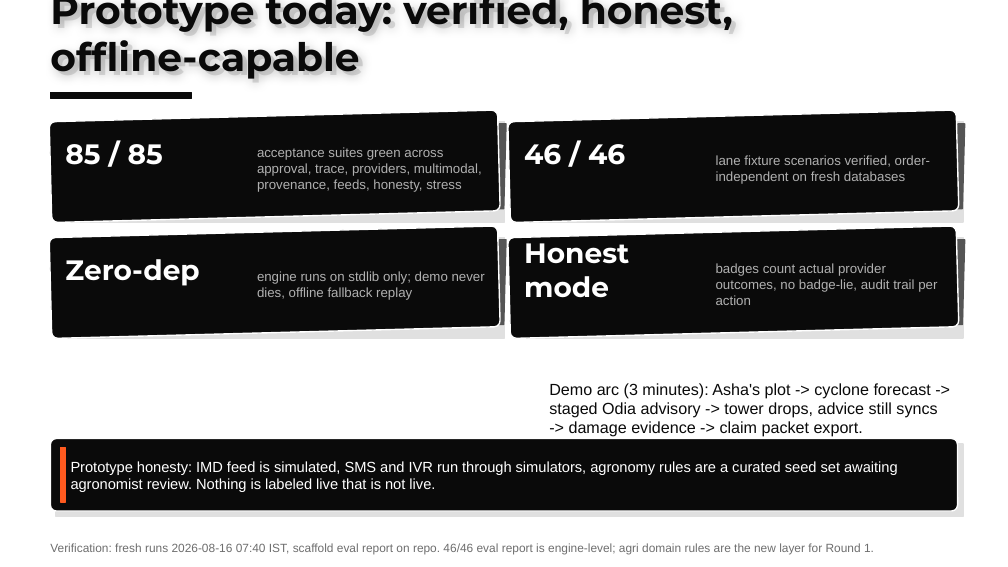
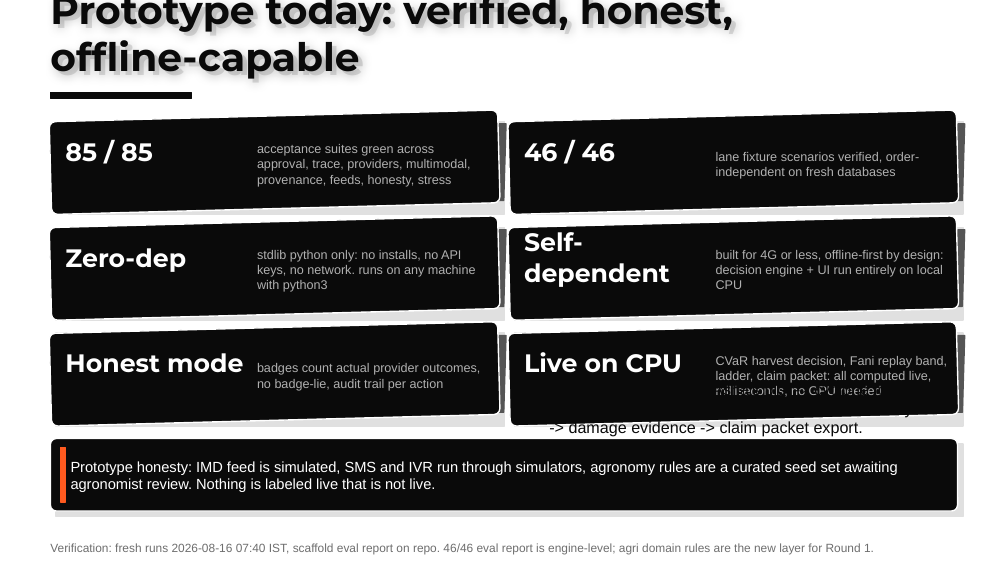
Before and after one commit to harshgounder/craft-n-code, a slide deck: slide 6 of scaffold/deck/KrishiSetu-Round0-20260816.pptx. Drawn at 1008x567 pixels with LibreOffice and Linux fonts; fonts in the diff are those of the drawing. Boxes give left, top, right and bottom in pixels: in the first picture for what was removed or moved away, otherwise in the second. Text is boxed around its words. In the diff, an @@ line names an element or a change of style, - is before the commit and + after.

Commit message:
deck S6: runtime story added (Zero-dep no keys/no network, Self-dependent 4G-or-less, Live on CPU millisecond math)

```diff
--- a/scaffold/deck/KrishiSetu-Round0-20260816.pptx
+++ b/scaffold/deck/KrishiSetu-Round0-20260816.pptx
@@ rounded rectangle: place and size @@
-rounded rectangle at (49, 110, 500, 223)
+rounded rectangle at (49, 110, 500, 215)
@@ rounded rectangle: place and size @@
-rounded rectangle at (508, 110, 959, 223)
+rounded rectangle at (508, 110, 959, 215)
@@ rectangle: place and size @@
-rectangle at (56, 122, 505, 223)
+rectangle at (56, 122, 505, 215)
@@ parallelogram: place and size @@
-parallelogram at (497, 124, 506, 209)
+parallelogram at (497, 124, 506, 201)
@@ rectangle: place and size @@
-rectangle at (515, 122, 964, 223)
+rectangle at (515, 122, 964, 215)
@@ parallelogram: place and size @@
-parallelogram at (956, 124, 965, 209)
+parallelogram at (956, 124, 965, 201)
@@ rounded rectangle: place and size @@
-rounded rectangle at (49, 226, 500, 338)
+rounded rectangle at (49, 216, 500, 320)
@@ rectangle: place and size @@
-rectangle at (56, 237, 505, 338)
+rectangle at (56, 227, 505, 320)
@@ text "Zero-dep": place and size @@
-text "Zero-dep" at (65, 259, 199, 286)
+text "Zero-dep" at (65, 248, 186, 272)
@@ parallelogram: place and size @@
-parallelogram at (497, 240, 506, 325)
+parallelogram at (497, 230, 506, 306)
@@ proportions changed in 4 elements at (49, 110, 500, 215), (508, 110, 959, 215), (49, 216, 500, 320), (508, 216, 959, 320) @@
@@ rounded rectangle: place and size @@
-rounded rectangle at (508, 226, 959, 338)
+rounded rectangle at (508, 216, 959, 320)
@@ rectangle: place and size @@
-rectangle at (515, 237, 964, 338)
+rectangle at (515, 227, 964, 320)
@@ text added at (524, 227, 670, 287), 18 pt, text #FFFFFF, bold @@
+Self-dependent
@@ parallelogram: place and size @@
-parallelogram at (956, 240, 965, 325)
+parallelogram at (956, 230, 965, 306)
@@ text added at (257, 250, 476, 292), 9 pt, text #B0B0B0 @@
+stdlib python only: no installs, no API keys, no network. runs on any machine with python3
@@ text added at (716, 250, 944, 289), 9 pt, text #B0B0B0 @@
+built for 4G or less, offline-first by design: decision engine + UI run entirely on local CPU
@@ text removed at (257, 271, 485, 300) @@
-engine runs on stdlib only; demo never dies, offline fallback replay
@@ rounded rectangle added at (49, 322, 500, 426), fill #0A0A0A, outline #FFFFFF 1 pt @@
@@ rounded rectangle added at (508, 322, 959, 426), fill #0A0A0A, outline #FFFFFF 1 pt @@
@@ rectangle added at (56, 334, 505, 426), fill #E0E0E0, outline #E0E0E0 1 pt @@
@@ size 20 to 18 pt in 4 elements at (65, 143, 153, 162), (524, 143, 615, 162), (65, 248, 186, 272), (65, 353, 243, 373) @@
@@ text "Honest mode": place and size @@
-text "Honest mode" at (524, 235, 629, 298)
+text "Honest mode" at (65, 353, 243, 373)
@@ size 9.5 to 9 pt in 3 elements at (257, 144, 470, 187), (716, 152, 920, 179), (257, 363, 480, 391) @@
@@ text "badges count actual provider outcomes, ...": place and size @@
-text "badges count actual provider outcomes, ..." at (716, 263, 937, 305)
+text "badges count actual provider outcomes, ..." at (257, 363, 480, 391)
@@ parallelogram added at (497, 336, 506, 412), fill #555555, outline #555555 1 pt @@
@@ rectangle added at (515, 334, 964, 426), fill #E0E0E0, outline #E0E0E0 1 pt @@
@@ text added at (524, 352, 682, 373), 18 pt, text #FFFFFF, bold @@
+Live on CPU
@@ text added at (716, 356, 948, 395), 9 pt, text #B0B0B0 @@
+CVaR harvest decision, Fani replay band, ladder, claim packet: all computed live, milliseconds, no GPU needed
@@ parallelogram added at (956, 336, 965, 412), fill #555555, outline #555555 1 pt @@
```
Also in this commit, not shown: 1 other file.
